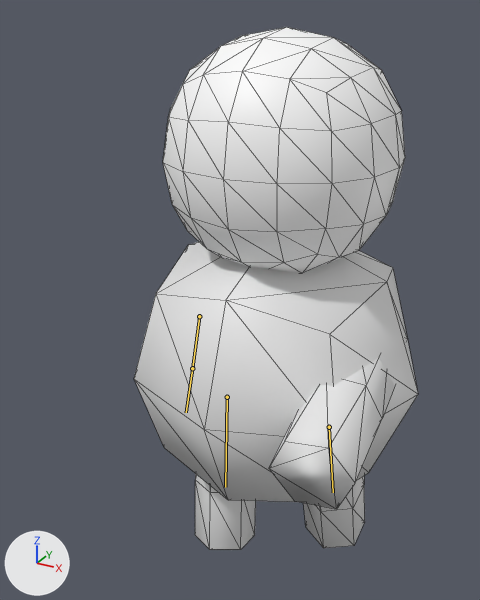
A saved change to the glTF model public/models/player.gltf.
One viewpoint serves both versions: a 50 mm lens placed at (1.49, -3.17, 3.25), pointed at (-0.23, -0.06, 1.69). The lights are fixed; the arrows at lower left show +X, +Y and +Z. Both versions are drawn at frame 5 of the action 'Swing'; the numbers are the values there. The bones that change are drawn over the model as lines. Mesh edges are drawn as thin lines.

Names of what the first picture shows: 'Arm L', 'Body', 'Head', 'Leg L', 'Leg R'.
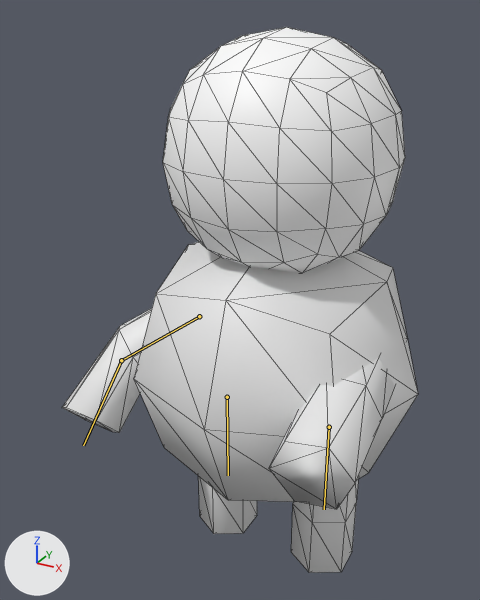
Boxes (x1, y1, x2, y2) around the edits, measured in the pictures (480 x 600 px):
'Arm R', posed (not visible before)
    after: (62, 308, 152, 433)
'Leg L', posed
    before: (304, 476, 365, 548)
    after: (291, 479, 359, 573)
'Leg R', posed
    before: (195, 473, 256, 550)
    after: (199, 477, 257, 534)
bone 'Bone.004.L', root to tip
    before: (329, 427) to (333, 492)
    after: (329, 427) to (324, 509)
bone 'Bone.002.R', root to tip
    before: (199, 316) to (192, 368)
    after: (199, 316) to (121, 360)
bone 'Bone.003.R', root to tip
    before: (192, 368) to (186, 412)
    after: (121, 360) to (83, 445)
bone 'Bone.004.R', root to tip
    before: (227, 397) to (225, 487)
    after: (227, 397) to (228, 475)

Patch to the scene script:
```diff
--- a/public/models/player.gltf.py
+++ b/public/models/player.gltf.py
@@ bone_bone_004_l @@
 bone_bone_004_l = bpy.data.objects['Armature'].pose.bones['Bone.004.L']  # child of 'Bone'
-bone_bone_004_l.rotation_quaternion = (0.992, 0.002, 0.006, -0.129)  # degrees (0, 1, -15)
+bone_bone_004_l.rotation_quaternion = (1.0, 0.0, 0.0, 0.0)  # degrees (0, 0, 0)
@@ bone_bone_002_r @@
 bone_bone_002_r = bpy.data.objects['Armature'].pose.bones['Bone.002.R']  # child of 'Bone'
-bone_bone_002_r.rotation_quaternion = (0.786, -0.039, -0.197, 0.585)  # degrees (-18, -15, 76)
+bone_bone_002_r.rotation_quaternion = (0.9, 0.341, 0.077, 0.26)  # degrees (41, -2, 31)
@@ bone_bone_003_r @@
 bone_bone_003_r = bpy.data.objects['Armature'].pose.bones['Bone.003.R']  # child of 'Bone.002.R'
-bone_bone_003_r.rotation_quaternion = (0.985, 0.002, -0.172, -0.001)  # degrees (0, -20, 0)
+bone_bone_003_r.rotation_quaternion = (0.938, 0.185, -0.013, 0.293)  # degrees (20, -8, 33)
@@ bone_bone_004_r @@
 bone_bone_004_r = bpy.data.objects['Armature'].pose.bones['Bone.004.R']  # child of 'Bone'
-bone_bone_004_r.rotation_quaternion = (0.994, 0.045, -0.004, -0.102)  # degrees (5, 0, -12)
+bone_bone_004_r.rotation_quaternion = (-1.0, 0.0, 0.0, 0.0)  # degrees (0, 0, 0)
```
